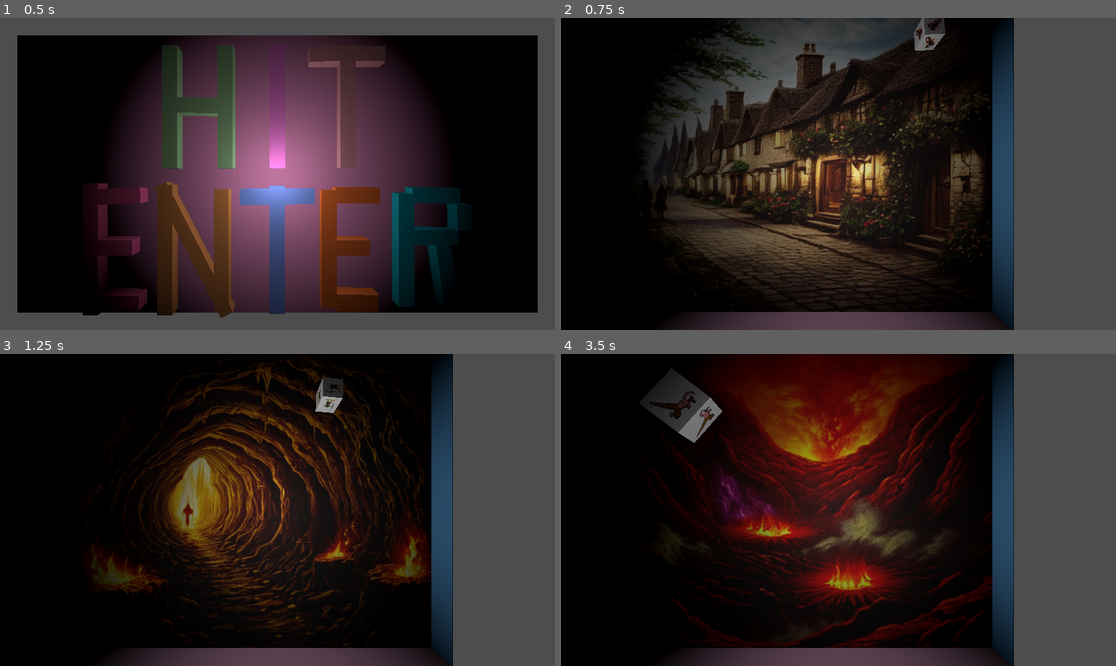
Above: before the commit, frames 1-4 (two rows, left to right).
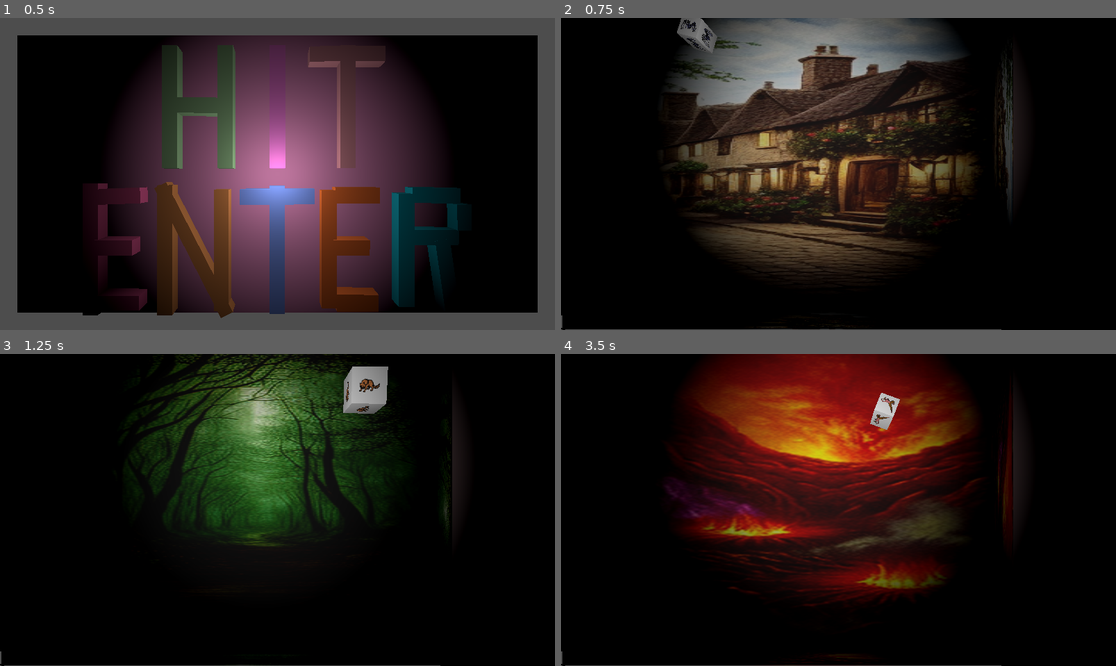
Above: after the commit, the same moments.

Repository: loose-bit-labs/scaletris
Game: Godot game, scene res://welcome.tscn
Two runs of this game, one before a commit and one after it. Both use one fixed random seed, a clock stepped at 60 frames per second and the inputs below. Sound files missing from this copy of the repository are replaced by a short silence.
Inputs (mouse positions are in pixels of both pictures, inside the frame that each line leads up to):
- Up to frame 1 (0.5 s): no input
- Up to frame 2 (0.75 s): tap Enter (ui_accept) at 0.5 s; move the mouse to (960, 158) at 0.52 s; hold D (right) from 0.53 s (still down); tap 1 at 0.6 s; click (960, 158) at 0.67 s
- Up to frame 3 (1.25 s): keep holding D (right); tap Enter (ui_accept) at 0.77 s; tap 2 at 0.8 s
- Up to frame 4 (3.5 s): move the mouse to (727, 525) at 1.27 s; release D (right) at 1.28 s; hold S (down) 1.28-2.03 s; tap 2 at 1.35 s; tap Enter (ui_accept) at 1.52, 3.02 s; tap 3 at 1.55, 2.1 s; move the mouse to (894, 441) at 2.02 s; hold D (right) 2.03-2.78 s; tap 4 at 2.3, 2.85 s; move the mouse to (810, 572) at 2.77 s; hold W (up) from 2.78 s (still down); click (810, 572) at 2.92 s; tap 5 at 3.05 s

Frame 1 is identical in both runs. In frame 2, 52% of the frame differs, in the area x 0-100%, y 0-100%; in frame 3, 50%; in frame 4, 52%.

Commit message:
tweaks and bugfixes

Diff:
--- a/godot/block.gd
+++ b/godot/block.gd
@@ -13,9 +13,9 @@
 # sleeping or mostly sleeping
 var sleeping = false
 var lastY = 88
-var sleepyCount = 0
-const maxSleepiness = 3
-const sleepyThreshold = 3.3
+var sleepyTime = 0
+@export var maxSleepiness   : float = .12
+@export var sleepyThreshold : float = 3.3
 
 const SCALE_MINIMUM = .8
 const SCALE_MAXIMUM = 2
@@ -49,8 +49,22 @@
 	#_set_size(clamp(size + size_change, 0, max_size), max_size)
 	set_size(size+size_change)
 
-func random_size():
-	return set_size(randi_range(0, _max_size()))
+# try to avoid picking a size that matches something already on the floor
+# this is a lot of work in gdscript since it's array lack explicity sizing
+# and fill can't take a lambda
+func random_size(sized:Array):
+	var possible = []
+	var lame = {}
+	for s in sized:
+		lame[s] = true
+	var maxs = _max_size()
+	for t in range(0, maxs + 1):
+		if not t in lame:
+			possible.append(t)
+	var r = randi_range(0, maxs) if !possible.size() else possible.pick_random()
+	#print("SZ:", sized, " vs ", possible, " from 0 to ", _max_size(), " gives us ", r)
+	return set_size(r)
+	#return set_size(randi_range(0, _max_size()))
 
 func set_size(size_:int):
 	var b4 = size
@@ -86,25 +100,31 @@
 func _am_i_getting_sleepy(delta):
 	var debug = false
 	var ydiff = abs(body.position.y - lastY) / delta
+	if 0 == ydiff:
+		return # gross...
+	if debug:
+		print(entity.name, " is falling ", ydiff, ", threshold is ", sleepyThreshold, ", time is ", sleepyTime, ", max is ", maxSleepiness, ", delta is ", delta)
 	lastY = body.position.y
 	if ydiff < sleepyThreshold:
-		sleepyCount = sleepyCount + delta
+		sleepyTime = sleepyTime + delta
 		if debug:
-			print("getting sleepy...", ydiff, " so ", sleepyCount, " cuz ", delta)
-		if sleepyCount > maxSleepiness:
+			print("getting sleepy...", ydiff, " so ", sleepyTime, " cuz ", delta)
+		if sleepyTime > maxSleepiness:
 			if debug:
 				print("SNORING AIN'T BORING!")
 			sleeping = true
 	else:
-		if debug && sleepyCount > 0:
+		if debug && sleepyTime > 0:
 			print("I'm WIDE AWAKE!!! cuz", ydiff, " vs ", abs(body.position.y - lastY), " in ", delta)
-		sleepyCount = 0
+		sleepyTime = 0
 
 func _on_rigid_body_3d_body_entered(body_):
 	main.on_collision(self, body_)
 
 func _on_rigid_body_3d_body_shape_entered(_body_rid, _body, _body_shape_index, _local_shape_index):
 	#print("finally...", body_rid, body_, body_shape_index, local_shape_index)
+	#print("FALL ", _body.name)
+	#sleeping = true
 	pass # Replace with function body.
 
 
--- a/godot/block.tscn
+++ b/godot/block.tscn
@@ -9,6 +9,8 @@
 
 [node name="Block" type="Node3D" groups=["blocks"]]
 script = ExtResource("1_3u4cw")
+maxSleepiness = 0.4
+sleepyThreshold = 0.5
 
 [node name="RigidBody3D" type="RigidBody3D" parent="."]
 max_contacts_reported = 1
--- a/godot/data/world.json
+++ b/godot/data/world.json
@@ -7,7 +7,7 @@
 			"force":100,
 			"chance": {
 				"crow":1,
-				"squirrel frog scorpion bat":4
+				"squirrel frog scorpion bat serpent spider":4
 			},
 			"boss": "spider",
 			"music":"at-the-side-of-an-rpg-village-121718.mp3"
--- a/godot/fof.gd
+++ b/godot/fof.gd
@@ -55,7 +55,7 @@
 			lookup[name_] = entity # TODO: check collisions
 	return lookup
 
-# TODO: load the "name" of level for the music and fx
+# TODO: load the "name" of level for the fx
 func _load_levels(levels):
 	for level in levels:
 		var chance = level[CHANCE]
@@ -68,19 +68,38 @@
 	level = level if level < world[LEVELS].size() else world[LEVELS].size() - 1
 	return world[LEVELS][level]
 
-func entity_for_level(level_index:int = 0):
-	var entity_name = entity_name_for_level(level_index)
+func _map_count(entity_name, block_map:Dictionary):
+	return 0 if entity_name not in block_map else block_map[entity_name].size()
+
+func _forbidden_entities(block_map:Dictionary):
+	var no_go = {}
+	for entity_name in block_map:
+		if block_map[entity_name].size() >= 2:
+			no_go[entity_name] = true
+	return no_go
+
+func entity_for_level(level_index, block_map = {}):
+	var thou_shalt_not = _forbidden_entities(block_map)
+	var picker = get_level(level_index)[PICKER]
+	var filtered = picker.filter(func(e): return not e[0] in thou_shalt_not)
+	if 0 == filtered.size():
+		return null
+	var previous_sum = picker.reduce(func(accum, e): return accum + e[1], 0)
+	var current_sum = filtered.reduce(func(accum, e): return accum + e[1], 0)
+	var scale = previous_sum / current_sum
+	for e in filtered:
+		e[1] *= scale
+	filtered[filtered.size()-1][1] = 88
+	var r = randf()
+	for entry in filtered:
+		if entry[1] >= r:
+			return entity_by_name(entry[0])
+	return entity_by_name(filtered[filtered.size()-1][0])
+
+func entity_by_name(entity_name:String):
+	if not entity_name in bestiary:
+		print("ERROR: no beasty matches ", entity_name)
 	return bestiary[entity_name]
-
-func entity_name_for_level(level_index:int = 0):
-	var level = get_level(level_index)
-	var picker = level[PICKER]
-	var r = randf()
-	for entry in picker:
-		if entry[1] >= r:
-			return entry[0]
-	return picker[-1][0]
-	#return random_entity()
 
 ##########################################################
 
@@ -138,7 +157,6 @@
 		var v = p[1]
 		p[1] += so_far
 		so_far += v
-
 	return probably
 
 func _ep_weak_sauce(e,sum):
--- a/godot/fxAudio.gd
+++ b/godot/fxAudio.gd
@@ -11,6 +11,8 @@
 const CLASH = "clash"
 const CLASH2 = "clash2"
 const OUCH = "ouch"
+
+@export var muted = false
 
 @onready var fx = {
 	BELL1: {CLIP:load("res://audio/fx/COWBELL1.WAV"), },
@@ -30,6 +32,8 @@
 	play_fx(TONK)
 
 func play_fx(fx_name):
+	if muted:
+		return
 	var f = fx[fx_name]
 	self.stream = f[CLIP]
 	volume_db = DEFAULT_VOLUME if not VOLUME in f else f[VOLUME]
--- a/godot/main.gd
+++ b/godot/main.gd
@@ -2,22 +2,31 @@
 
 var block_scene = preload("res://block.tscn")
 
-# FIXME: this should be based on level difficulty
+@onready var fxAudio = $fxAudio
+@onready var mainAudio = $mainAudio
+@onready var backBox = $Board/backwall/CollisionShape3D/Box
+@onready var floorBox = $Board/floor/CollisionShape3D/Box
+@onready var leftBox = $Board/leftwall/CollisionShape3D/Box
+@onready var rightBox = $Board/rightwall/CollisionShape3D/Box
+@onready var boxes = [backBox, floorBox, leftBox, rightBox]
+
+# note: these are set by level difficulty
 var gravity = .25
 var move_force = 100
 var size_steps_not = 4
 
+var kills = 0
 var current_level = 0
+var level = {}
+var experience = 0
+var health = 10
 
 var current_block = null
 var started = false
 var block_map = {}
 var save_size = -1
 
-@onready var fof = preload("res://fof.gd").new()
-@onready var fxAudio = $fxAudio
-@onready var mainAudio = $mainAudio
-@onready var backBox = $Board/backwall/CollisionShape3D/BackBlox
+@export var muted = false
 
 var should_watch_mouse = false
 var mouse_button_at = null
@@ -25,37 +34,34 @@
 # Called when the node enters the scene tree for the first time.
 func _ready():
 	started = true
+	_update_audio()
 	_load_level(0)
 
 func _load_level(level_index:int=0):
 	current_level = level_index
+	kills = 0
 	block_map = {}
 	for b in _get_blocks():
 		remove_child(b)
-	var level = fof.get_level(current_level)
+	level = Fof.get_level(current_level)
 	gravity = level.speed
 	move_force = level.force
-	mainAudio.stream = level[fof.MUSIC]
+	mainAudio.stream = level[Fof.MUSIC]
 	mainAudio.play()
-	backBox.set_material(level.material)
+	# TODO: make this nicer / make sense / fix uvs
+	for box in boxes:
+		box.set_material(level.material)
+
 	_create_new_box()
 
-# Called every frame. 'delta' is the elapsed time since the previous frame.
 func _process(_delta):
 	if current_block && current_block.sleeping:
 		_you_have_fallen_and_you_cant_get_up()
 
+# TODO: clean this up ... it's disgusting
 func _input(event):
-	if event is InputEventKey and event.keycode == KEY_1:
-		_load_level(0) # village
-	if event is InputEventKey and event.keycode == KEY_2:
-		_load_level(2) # woods
-	if event is InputEventKey and event.keycode == KEY_3:
-		_load_level(3) # cave
-	if event is InputEventKey and event.keycode == KEY_4:
-		_load_level(4) # lair
-	if event is InputEventKey and event.keycode == KEY_5:
-		_load_level(5) # pit
+	if event is InputEventKey and event.pressed:
+		_key_pressed(event.keycode) # temporary hack...
 	if event.is_action_pressed("left"):
 		_move(Vector3(-1, 0, 0))
 	if event.is_action_pressed("right"):
@@ -88,6 +94,22 @@
 			_move(Vector3(0, .5 * (+1 if ydiff<0 else -1), 0))
 			mouse_button_at[1] = y
 
+func _key_pressed(code:int):
+	if code == KEY_1: _load_level(0) # village
+	if code == KEY_2: _load_level(1) # woods
+	if code == KEY_3: _load_level(2) # cave
+	if code == KEY_4: _load_level(3) # lair
+	if code == KEY_5: _load_level(4) # pit
+	if code == KEY_M: _toggle_mute()
+
+func _toggle_mute():
+	muted = !muted
+	_update_audio()
+
+func _update_audio():
+	mainAudio.set_mute(muted)
+	fxAudio.muted = muted
+
 func _move(force:Vector3):
 	if current_block:
 		current_block.move(force * move_force)
@@ -98,17 +120,21 @@
 
 func _create_new_box():
 	var block = block_scene.instantiate()
-	var entity = fof.entity_for_level(current_level)
+	var entity = Fof.entity_for_level(current_level, block_map)
 	block.entity = entity
 	_add_block(block, entity)
 	block.configure(self, _random_position(), _random_spin(), gravity, entity)
 	return block
 
 func _add_block(block, entity):
-	var entity_name = entity[fof.NAME]
+	var entity_name = entity[Fof.NAME]
 	add_child(block)
 	current_block = block
-	var size = block.random_size()
+
+	var sizes = []
+	if entity_name in block_map:
+		sizes = block_map[entity_name].map(func(b): return b.size)
+	var size = block.random_size(sizes)
 	if entity_name in block_map:
 		if block_map[entity_name].size():
 			save_size = -1
@@ -131,14 +157,12 @@
 	_create_new_box()
 
 func _check_match():
-
-	var entity_name = current_block.entity[fof.NAME]
+	var entity_name = current_block.entity[Fof.NAME]
 	var blocks = block_map[entity_name]
 	var missed = []
 	var matched = []
 	for other in blocks:
 		if other != current_block:
-			#print("CHECK: ", current_block.size, " vs ", other.size)
 			if other.size == current_block.size:
 				matched.append(other)
 			else:
@@ -150,17 +174,42 @@
 			_missed(current_block, missed, blocks)
 
 # TODO: play the right tone for win / gain
-# TODO: give out the reward
-func _matched(primary, others, blocks):
+
+func _matched(primary, others, _blocks):
 	print("matched ", primary.entity, " and ", others.size(), " others")
-	fxAudio.play_fx(fxAudio.CLASH)
-	remove_child(primary)
-	blocks.erase(primary)
+	match primary.entity.type:
+		"foes":   _killed(primary, others.size()+1)
+		"friend": _helped(primary, others.size()+1)
+	_remove_block(primary)
 	for other in others:
-		remove_child(other)
-		blocks.erase(other)
+		_remove_block(other)
 	for block in _get_blocks():
 		block.wakeUp()
+
+# TODO: give out the reward
+# TODO: play per monster sound?
+func _killed(block, count):
+	fxAudio.play_fx(fxAudio.CLASH)
+	kills = kills + 1
+	experience += block.entity.level * count * 17
+	print(kills, " of ",level.required, " kills, and experience is ", experience )
+	if kills >= level.required:
+		print("VICTORIOUS!")
+		_load_level(current_level + 1 )
+
+# TODO: remove a baddy
+# TODO: play per helper sound?
+func _helped(entity, count):
+	fxAudio.play_fx(fxAudio.BELL3)
+	print("you got help from ", count, " ", entity.name, "!")
+
+# TODO: animate this
+func _remove_block(block):
+	remove_child(block)
+	if block.entity.name in block_map:
+		block_map[block.entity.name].erase(block)
+	else:
+		print("ERROR: could not find ", block.entity.name, " in ", block_map)
 
 # TODO: handle the consequences
 func _missed(primary, others, _blocks):
--- a/godot/main.tscn
+++ b/godot/main.tscn
@@ -1,36 +1,39 @@
-[gd_scene load_steps=13 format=3 uid="uid://c14i1wtlh6cqy"]
+[gd_scene load_steps=14 format=3 uid="uid://c14i1wtlh6cqy"]
 
 [ext_resource type="Script" path="res://main.gd" id="1_f834v"]
 [ext_resource type="Script" path="res://mainAudio.gd" id="3_d7c1v"]
 [ext_resource type="Script" path="res://fxAudio.gd" id="3_mt5kj"]
 
 [sub_resource type="BoxShape3D" id="BoxShape3D_m4gtk"]
-size = Vector3(8.56139, 0.009, 0.61365)
+size = Vector3(10.2324, 0.560706, 0.61365)
 
 [sub_resource type="StandardMaterial3D" id="StandardMaterial3D_do3kx"]
 albedo_color = Color(0.670588, 0.498039, 0.6, 1)
 
 [sub_resource type="BoxShape3D" id="BoxShape3D_ax87v"]
-size = Vector3(9.08008, 0.0600619, 7.20045)
+size = Vector3(9.08008, 0.621308, 7.20045)
 
 [sub_resource type="StandardMaterial3D" id="StandardMaterial3D_6fqkn"]
 albedo_color = Color(0.882353, 0.843137, 0.847059, 1)
 albedo_texture_msdf = true
 
 [sub_resource type="BoxShape3D" id="BoxShape3D_tn0uu"]
-size = Vector3(0.534779, 0.065727, 6.59311)
+size = Vector3(1.48787, 0.960608, 8.35415)
 
 [sub_resource type="StandardMaterial3D" id="StandardMaterial3D_iyodj"]
 albedo_color = Color(0.54902, 0.184314, 0.25098, 1)
 
 [sub_resource type="BoxShape3D" id="BoxShape3D_j4fwc"]
-size = Vector3(0.802176, 0.0713098, 6.6192)
+size = Vector3(0.681809, 1.03728, 8.43425)
 
 [sub_resource type="StandardMaterial3D" id="StandardMaterial3D_ntdjv"]
 albedo_color = Color(0.376471, 0.658824, 0.894118, 1)
 
 [sub_resource type="BoxShape3D" id="BoxShape3D_unf7i"]
-size = Vector3(8.93834, 0.0607421, 7.29175)
+size = Vector3(8.93834, 0.69025, 7.29175)
+
+[sub_resource type="StandardMaterial3D" id="StandardMaterial3D_kgfai"]
+albedo_color = Color(0.631373, 0.505882, 0.517647, 1)
 
 [node name="Arena" type="Node3D"]
 script = ExtResource("1_f834v")
@@ -44,9 +47,11 @@
 [node name="floor" type="StaticBody3D" parent="Board"]
 
 [node name="CollisionShape3D" type="CollisionShape3D" parent="Board/floor"]
+transform = Transform3D(1, 0, 0, 0, 1, 0, 0, 0, 1, 0, -0.325793, 0)
 shape = SubResource("BoxShape3D_m4gtk")
 
-[node name="CSGBox3D" type="CSGBox3D" parent="Board/floor/CollisionShape3D"]
+[node name="Box" type="CSGBox3D" parent="Board/floor/CollisionShape3D"]
+transform = Transform3D(1, 0, 0, 0, 1, 0, 0, 0, 1, 0, 0.355178, 0)
 size = Vector3(8.86351, 0.009, 0.572545)
 material = SubResource("StandardMaterial3D_do3kx")
 
@@ -54,23 +59,23 @@
 transform = Transform3D(1, 0, 0, 0, 1, 0, 0, 0, 1, 0, 0, 1.24821)
 
 [node name="CollisionShape3D" type="CollisionShape3D" parent="Board/backwall"]
-transform = Transform3D(1, 0, 0, 0, -4.37114e-08, -1, 0, 1, -4.37114e-08, 0, 3.56871, -1.50837)
+transform = Transform3D(1, 0, 0, 0, -4.37114e-08, -1, 0, 1, -4.37114e-08, 0, 3.56871, -1.84793)
 shape = SubResource("BoxShape3D_ax87v")
 
-[node name="BackBlox" type="CSGBox3D" parent="Board/backwall/CollisionShape3D"]
-transform = Transform3D(-4.37114e-08, 0, 1, 0, 1, 0, -1, 0, -4.37114e-08, 0, 0, 0.045929)
-size = Vector3(7.31251, 0.009, 8.92905)
+[node name="Box" type="CSGBox3D" parent="Board/backwall/CollisionShape3D"]
+transform = Transform3D(-4.37114e-08, 0, 1, 0, 1, 0, -1, 0, -4.37114e-08, 0, 0.26033, 0.045929)
+size = Vector3(7.31251, 0.009, 17.8561)
 material = SubResource("StandardMaterial3D_6fqkn")
 
 [node name="leftwall" type="StaticBody3D" parent="Board"]
 transform = Transform3D(-4.37114e-08, 0, 1, 0, 1, 0, -1, 0, -4.37114e-08, -3.42378, 0, 0)
 
 [node name="CollisionShape3D" type="CollisionShape3D" parent="Board/leftwall"]
-transform = Transform3D(1, 0, 0, 0, -4.37114e-08, -1, 0, 1, -4.37114e-08, -2.16138e-08, 3.27628, -1.0139)
+transform = Transform3D(1, 0, 0, 0, -4.37114e-08, -1, 0, 1, -4.37114e-08, 1.71312e-10, 3.27628, -1.51229)
 shape = SubResource("BoxShape3D_tn0uu")
 
-[node name="CSGBox3D" type="CSGBox3D" parent="Board/leftwall/CollisionShape3D"]
-transform = Transform3D(1, 0, 0, 0, 1, -8.35188e-23, 0, -8.35188e-23, 1, -0.00650926, 0, 0)
+[node name="Box" type="CSGBox3D" parent="Board/leftwall/CollisionShape3D"]
+transform = Transform3D(1, 0, 0, 0, 1, -8.35188e-23, 0, -8.35188e-23, 1, -0.00650928, 0.542951, 0)
 size = Vector3(0.542889, 0.009, 6.57527)
 material = SubResource("StandardMaterial3D_iyodj")
 
@@ -78,11 +83,11 @@
 transform = Transform3D(-4.37114e-08, 0, -1, 0, 1, 0, 1, 0, -4.37114e-08, 0.986862, 0, 0)
 
 [node name="CollisionShape3D" type="CollisionShape3D" parent="Board/rightwall"]
-transform = Transform3D(1, 0, 0, 0, -4.37114e-08, -1, 0, 1, -4.37114e-08, -8.48979e-08, 3.25917, -3.45061)
+transform = Transform3D(1, 0, 0, 0, -4.37114e-08, -1, 0, 1, -4.37114e-08, -1.08452e-07, 3.25917, -3.98946)
 shape = SubResource("BoxShape3D_j4fwc")
 
-[node name="CSGBox3D" type="CSGBox3D" parent="Board/rightwall/CollisionShape3D"]
-transform = Transform3D(1, 0, 0, 0, 1, -8.35188e-23, 0, -8.35188e-23, 1, 0.00442435, 0, 0)
+[node name="Box" type="CSGBox3D" parent="Board/rightwall/CollisionShape3D"]
+transform = Transform3D(1, 0, 0, 0, 1, -8.35188e-23, 0, -8.35188e-23, 1, 0.00442438, 0.553636, 0)
 size = Vector3(0.563724, 0.009, 6.69989)
 material = SubResource("StandardMaterial3D_ntdjv")
 
@@ -90,11 +95,18 @@
 transform = Transform3D(-0.999984, 0, -0.00563729, 0, 1, 0, 0.00563729, 0, -0.999984, 0, 0, 0.115766)
 
 [node name="CollisionShape3D" type="CollisionShape3D" parent="Board/frontwall"]
-transform = Transform3D(1, 4.65661e-10, 0, 0, -4.37114e-08, -1, -4.65661e-10, 1, -4.37114e-08, -0.00698644, 3.56971, -0.269063)
+transform = Transform3D(1, 4.65661e-10, 0, 0, -4.37114e-08, -1, -4.65661e-10, 1, -4.37114e-08, -0.00556719, 3.56971, -0.52077)
 shape = SubResource("BoxShape3D_unf7i")
 
+[node name="CSGBox3D" type="CSGBox3D" parent="Board"]
+transform = Transform3D(1, 0, 0, 0, 1, 0, 0, 0, 1, 5.59144, 3.47473, 0)
+size = Vector3(2.30956, 7.35988, 0.563815)
+material = SubResource("StandardMaterial3D_kgfai")
+
 [node name="OmniLight3D" type="OmniLight3D" parent="."]
-transform = Transform3D(1, 0, 0, 0, 1, 0, 0, 0, 1, 0, 3, 0.744769)
+transform = Transform3D(1, 0, 0, 0, 1, 0, 0, 0, 1, -0.337688, 3.97205, 2.77457)
+light_energy = 3.0
+light_size = 0.33
 
 [node name="mainAudio" type="AudioStreamPlayer3D" parent="."]
 volume_db = -8.8
--- a/godot/mainAudio.gd
+++ b/godot/mainAudio.gd
@@ -1,27 +1,14 @@
 extends AudioStreamPlayer3D
 
-var clips = [
-	"res://audio/music/whip-110235.mp3"
-]
-var index : int = 33
-
-func _ready():
-	pass
-	#_play_next()
-
-func  _process(_delta):
-	# TODO: these two bits of info are enough to fade in / out on track start...
-	#print("ap: ", self.get_playback_position(), " vs ", self.stream.get_length())
-	pass
-
-func _play_next():
-	if index >= clips.size():
-		index = 0
-		clips.shuffle()
-	self.stream = load( clips[index])
-	index = index + 1
-	play()
+@export var muted = false
 
 func _on_finished():
-	#_play_next()
-	play()
+	if !muted:
+		play()
+
+func set_mute(muted_:bool):
+	muted = muted_
+	if muted:
+		stop()
+	else:
+		play()
--- a/godot/project.godot
+++ b/godot/project.godot
@@ -15,6 +15,10 @@
 config/features=PackedStringArray("4.1", "Mobile")
 boot_splash/image="res://lbl-nuts-and-bolts.png"
 config/icon="res://icon.svg"
+
+[autoload]
+
+Fof="*res://fof.gd"
 
 [input]
 
Not shown, changed: godot/export_presets.cfg
